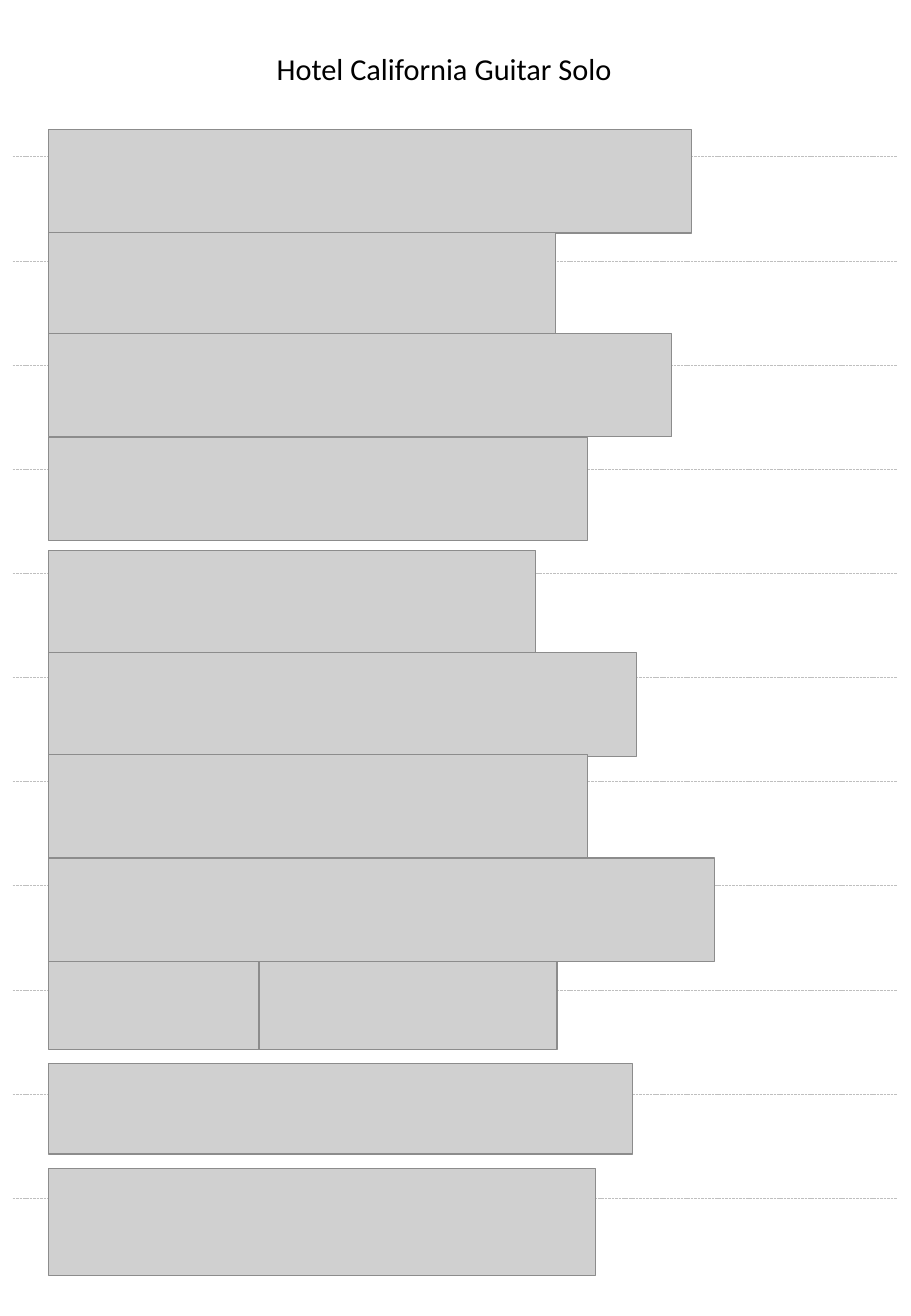
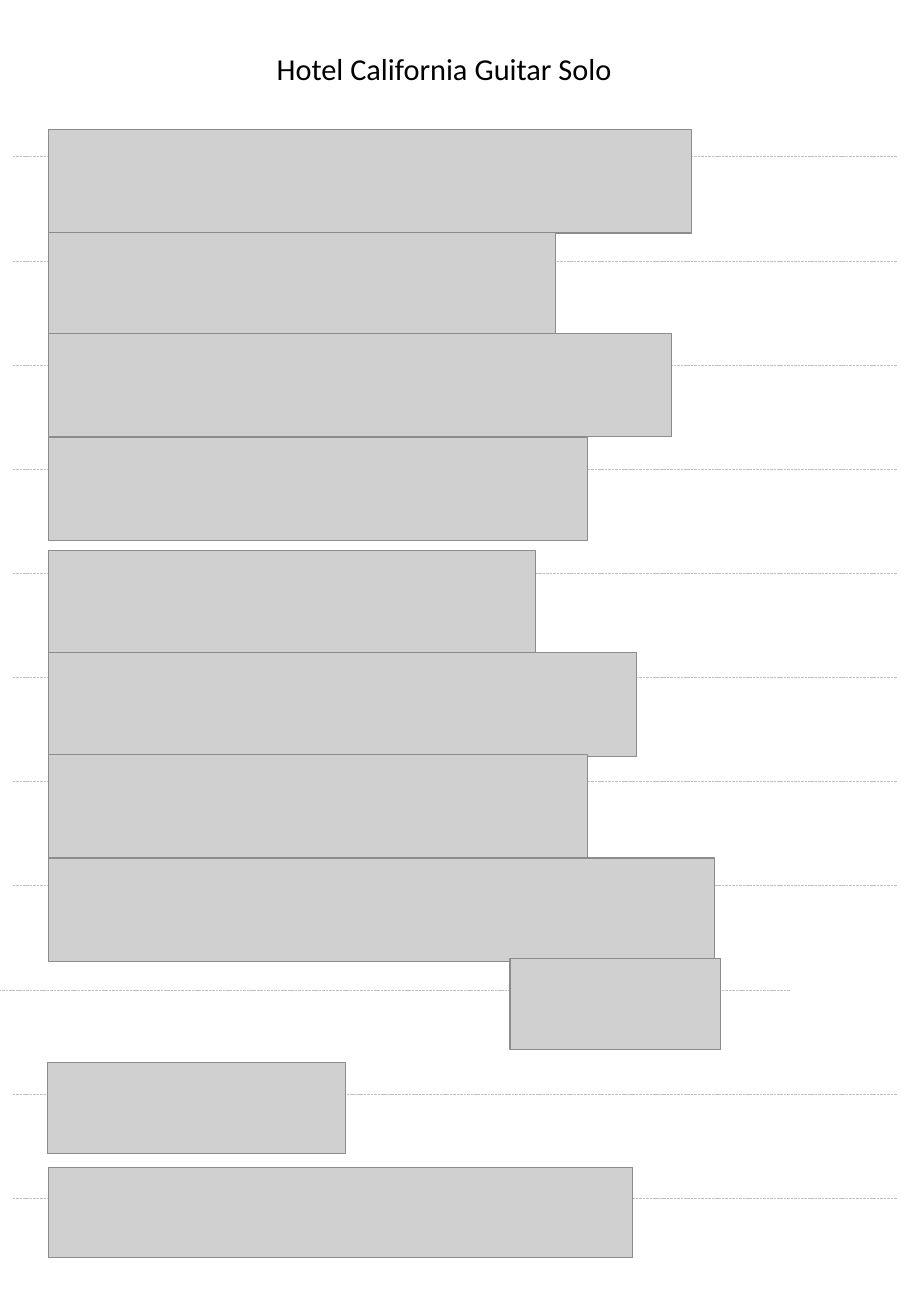
Before and after one commit to jeongcho/cubase, a slide deck: slide 1 of HotelCalifornia/Hotel_California_Solo.pptx. Drawn at 911x1316 pixels with LibreOffice and Linux fonts; fonts in the diff are those of the drawing; grey boxes stand for pictures. Boxes give left, top, right and bottom in pixels: in the first picture for what was removed or moved away, otherwise in the second. Text is boxed around its words. In the diff, an @@ line names an element or a change of style, - is before the commit and + after.

```diff
--- a/HotelCalifornia/Hotel_California_Solo.pptx
+++ b/HotelCalifornia/Hotel_California_Solo.pptx
@@ picture: place and size @@
-picture at <box>49,958,259,1049</box>
+picture at <box>510,958,720,1049</box>
@@ line moved from (12, 990) - (898, 990) to (0, 990) - (791, 990) @@
@@ picture: place and size @@
-picture at <box>259,958,556,1049</box>
+picture at <box>47,1063,345,1154</box>
@@ picture: place and size @@
-picture at <box>49,1064,633,1154</box>
+picture at <box>49,1167,633,1257</box>
@@ picture removed at <box>49,1169,595,1275</box> @@
```
Also in this commit, not shown: 1 slide added, 1 slide removed, 10 other files.
